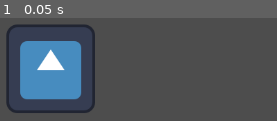
Above: before the commit, frame 1.
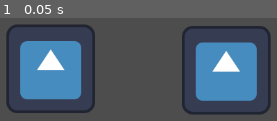
Above: after the commit, the same moment.

Repository: ahierony/git_tutorial
Game: Godot game, scene res://node.tscn
The game is run twice, just before and just after one commit, with the same random seed, the same clock (stepped at 60 frames per second) and the same inputs. The project has no main scene, so this scene is started directly. The engine's default icon, where the game draws it, is replaced by a stand-in: a white triangle on a blue panel in a dark square.
Inputs:
- Up to frame 1 (0.05 s): no input

The runs differ from the first frame. In frame 1, 16% of the frame differs, in the area x 65-98%, y 7-95%.

Commit message:
added second icon

Diff:
--- a/node.tscn
+++ b/node.tscn
@@ -7,3 +7,7 @@
 [node name="Icon" type="Sprite2D" parent="."]
 position = Vector2(226, 235)
 texture = ExtResource("1_ubpe5")
+
+[node name="Icon2" type="Sprite2D" parent="."]
+position = Vector2(479, 237)
+texture = ExtResource("1_ubpe5")
--- a/project.godot
+++ b/project.godot
@@ -11,5 +11,5 @@
 [application]
 
 config/name="git_tutorial"
-config/features=PackedStringArray("4.3", "Forward Plus")
+config/features=PackedStringArray("4.5", "Forward Plus")
 config/icon="res://icon.svg"
